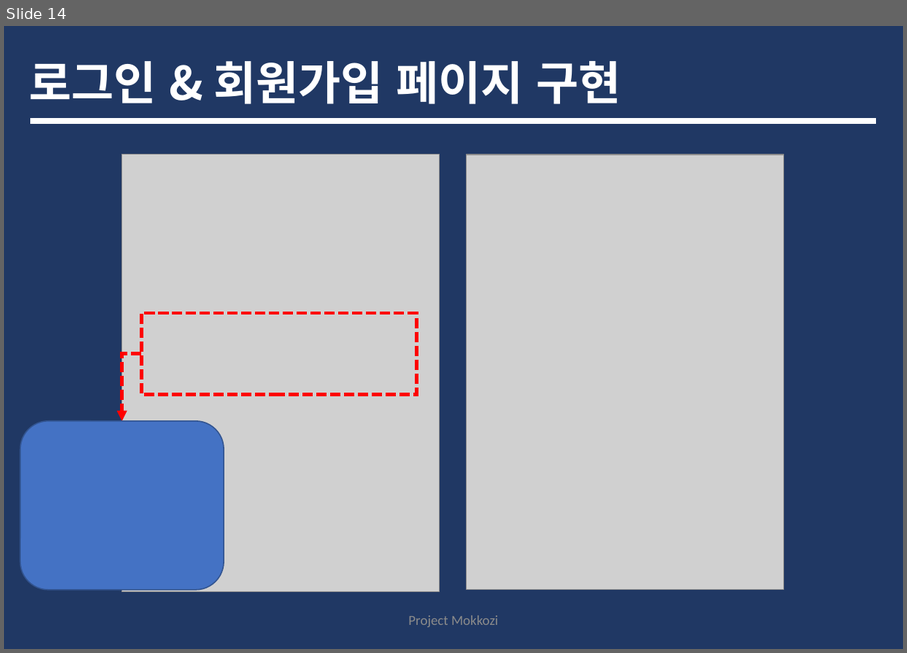
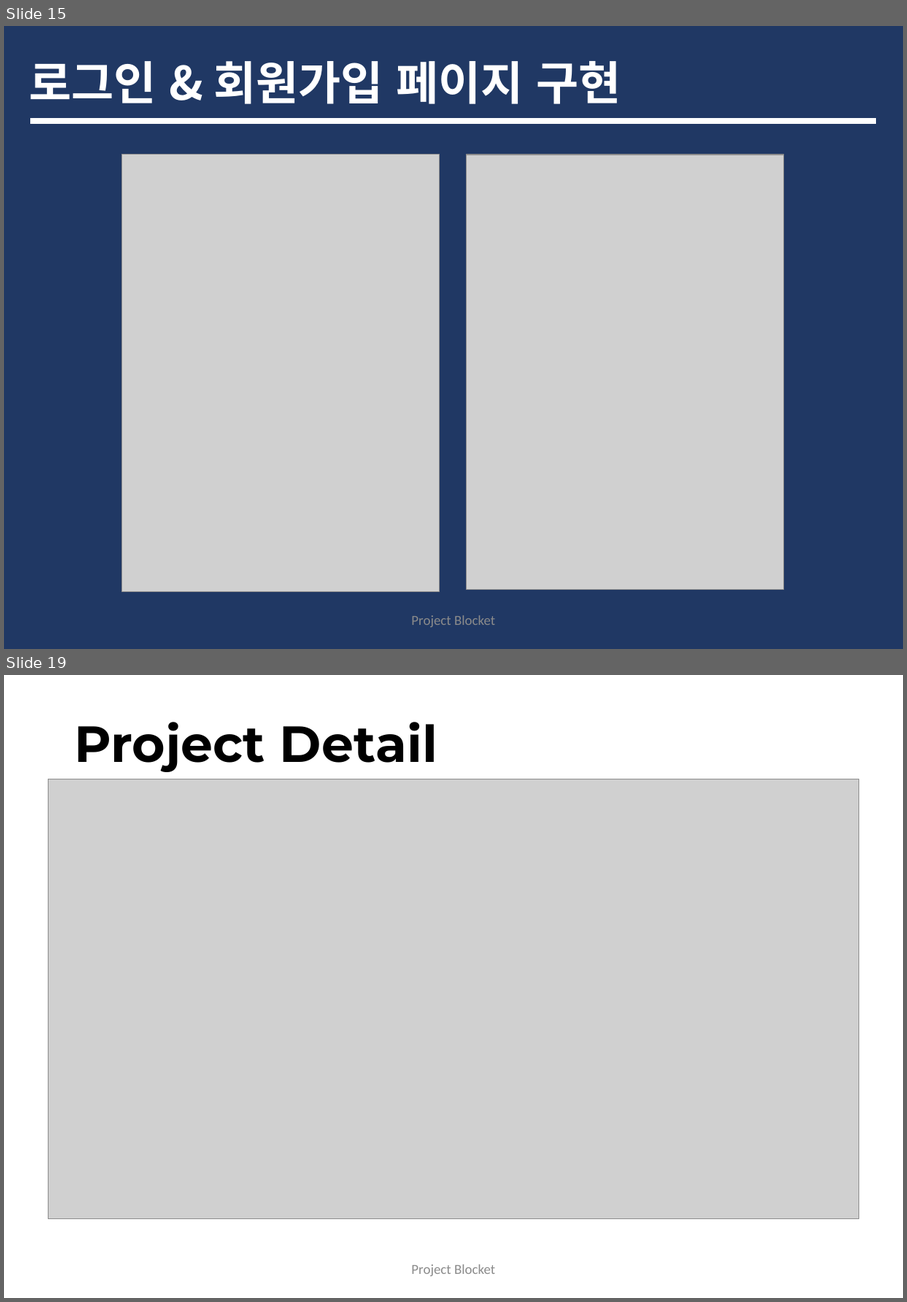
Before and after one commit to tofan0412/Algorithm, a slide deck: 취준/조웅현 포트폴리오.pptx. Shown one above the other, each under a label of ours: slide 14 before the commit, slides 15 and 19 after it; the slides between them are not shown. The pictures are 907x653 and 907x1302 pixels, drawn with LibreOffice and Linux fonts; fonts in the diff are those of the drawing; grey boxes stand for pictures. Boxes give left, top, right and bottom in pixels: in the first picture for what was removed or moved away, otherwise in the second. Text is boxed around its words. In the diff, an @@ line names an element or a change of style, - is before the commit and + after.

```diff
--- a/취준/조웅현 포트폴리오.pptx
+++ b/취준/조웅현 포트폴리오.pptx
@@ slide 19 added at (4, 675, 903, 1298), background #FFFFFF @@
@@ title added at (74, 722, 438, 772), 44 pt, text #000000, bold @@
+Project Detail
@@ picture added at (48, 779, 860, 1218) @@
@@ text added at (411, 1264, 495, 1276), 12 pt, text #8C8C8C @@
+Project Blocket
@@ what was slide 14 is now slide 15 @@
@@ slide 15 changed as well @@
@@ rectangle removed at (142, 314, 416, 395) @@
@@ elbow arrow removed from (142, 354) to (122, 420) @@
@@ rounded rectangle removed at (21, 420, 224, 589) @@
@@ text at (411, 615, 495, 627): text changed @@
-Project Mokkozi
+Project Blocket
```
Also in this commit, not shown: 13 other slides changed, 12 other slides added.
